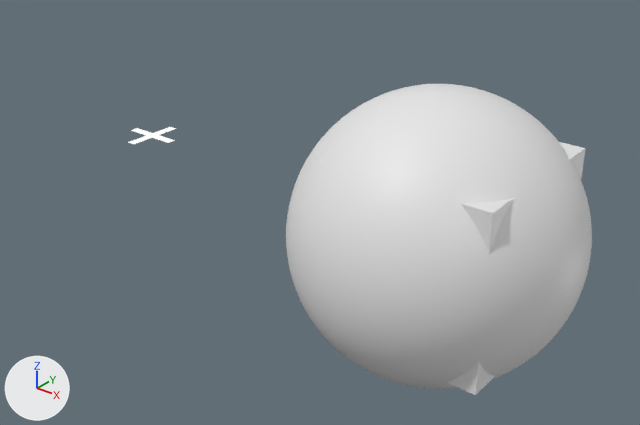
Renders of the Blender file index_files/icons.blend from each side of a commit.
Rendered twice from a camera (50 mm lens) standing at (8.97, -7.52, 4.46) and looking at (2.79, 0.2, -0.33). Every picture has the same lights, and +X, +Y and +Z are marked at lower left.

Objects in the first picture: 'Sphere', 'bersit'.
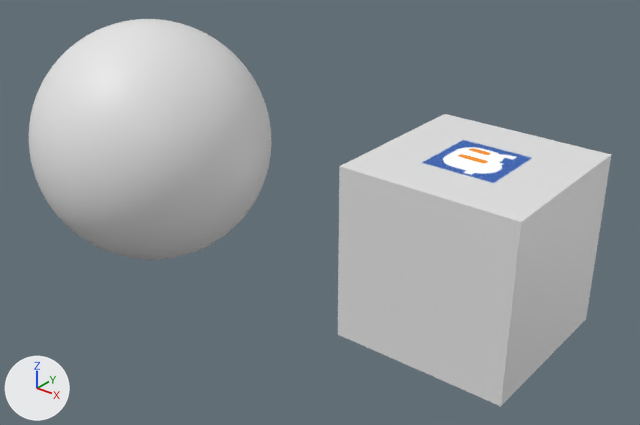
Pixel boxes (x1, y1, x2, y2) of what changed, in the pictures (640 x 425 px):
'Sphere', moved
    before: (286, 84, 592, 389)
    after: (29, 19, 271, 260)
'bersit', moved
    before: (318, 142, 586, 395)
    after: (338, 114, 611, 406)

What the commit changed:
Object 'bersit' (ob_bersit) moves from (4.72, 0.0, 0.0) to (5.0, 0.0, 0.0).
Object 'Sphere' (ob_sphere) moves from (4.57, 0.0, 0.0) to (0.0, 0.0, 0.0).
